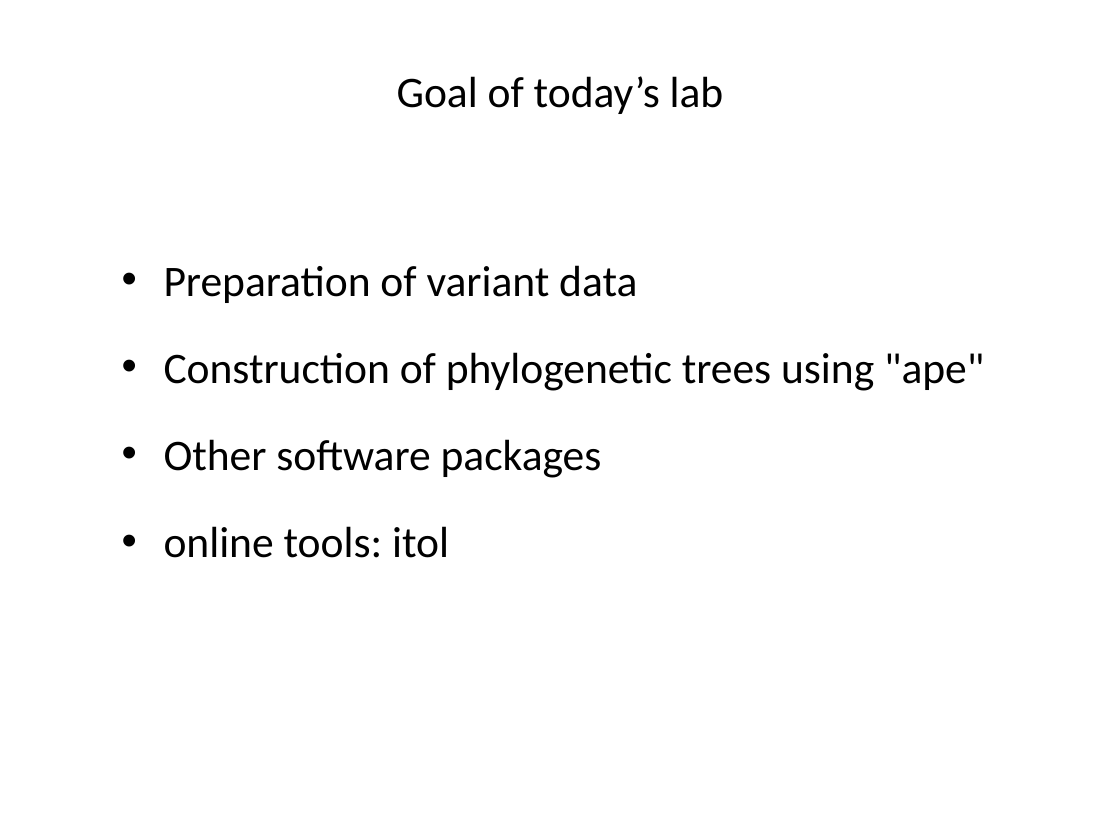
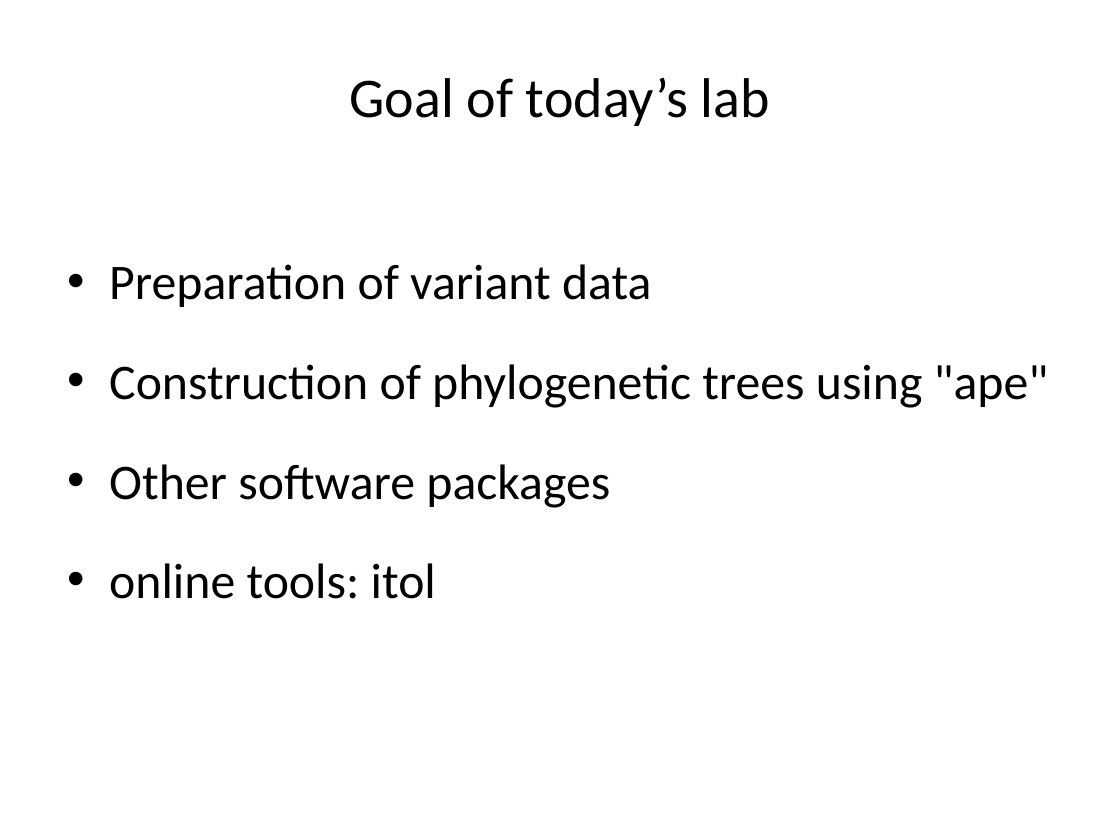
Before and after one commit to liu3zhenlab/teaching, a slide deck: slide 2 of PLPTH813Bioinformatis/2019/labs/lab08_phylogeny.pptx. Drawn at 1120x840 pixels with LibreOffice and Linux fonts; fonts in the diff are those of the drawing. Boxes give left, top, right and bottom in pixels: in the first picture for what was removed or moved away, otherwise in the second. Text is boxed around its words. In the diff, an @@ line names an element or a change of style, - is before the commit and + after.

```diff
--- a/PLPTH813Bioinformatis/2019/labs/lab08_phylogeny.pptx
+++ b/PLPTH813Bioinformatis/2019/labs/lab08_phylogeny.pptx
@@ title "Goal of today’s lab" at [350, 77, 770, 126]: size 28 to 36 pt @@
@@ text "Preparation of variant data": place and size @@
-text "Preparation of variant data" at [164, 265, 984, 558]
+text "Preparation of variant data" at [109, 264, 1049, 599]
@@ text "Preparation of variant data" at [109, 264, 1049, 599]: size 28 to 32 pt @@
```
Also in this commit, not shown: 17 other slides changed, 4 other files.
